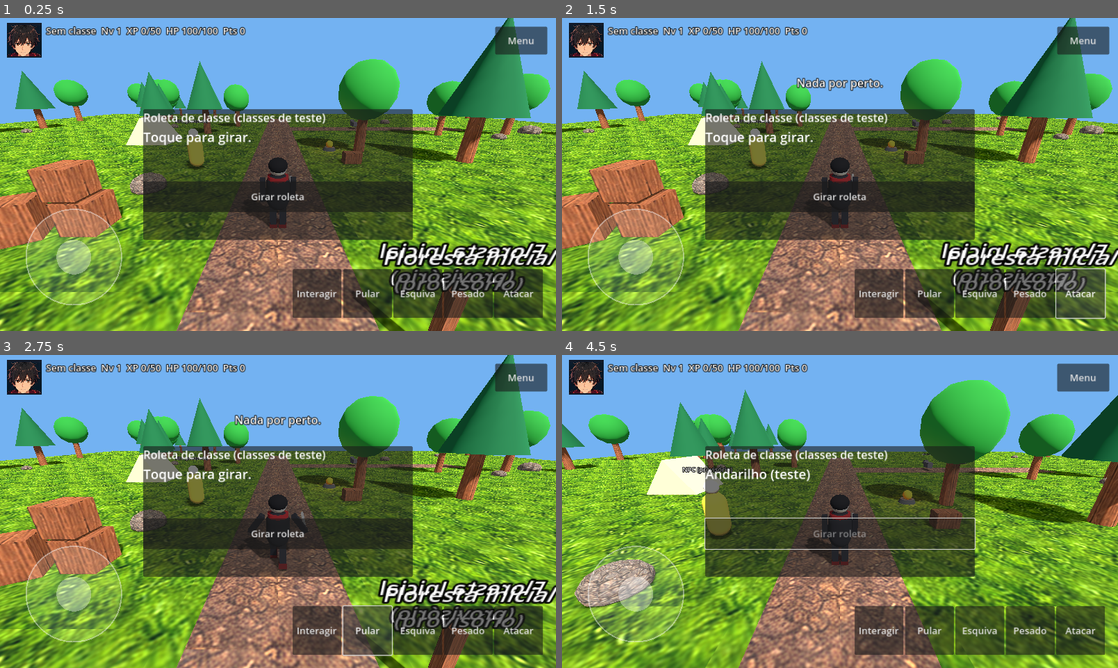
Above: before the commit, frames 1-4 (two rows, left to right).
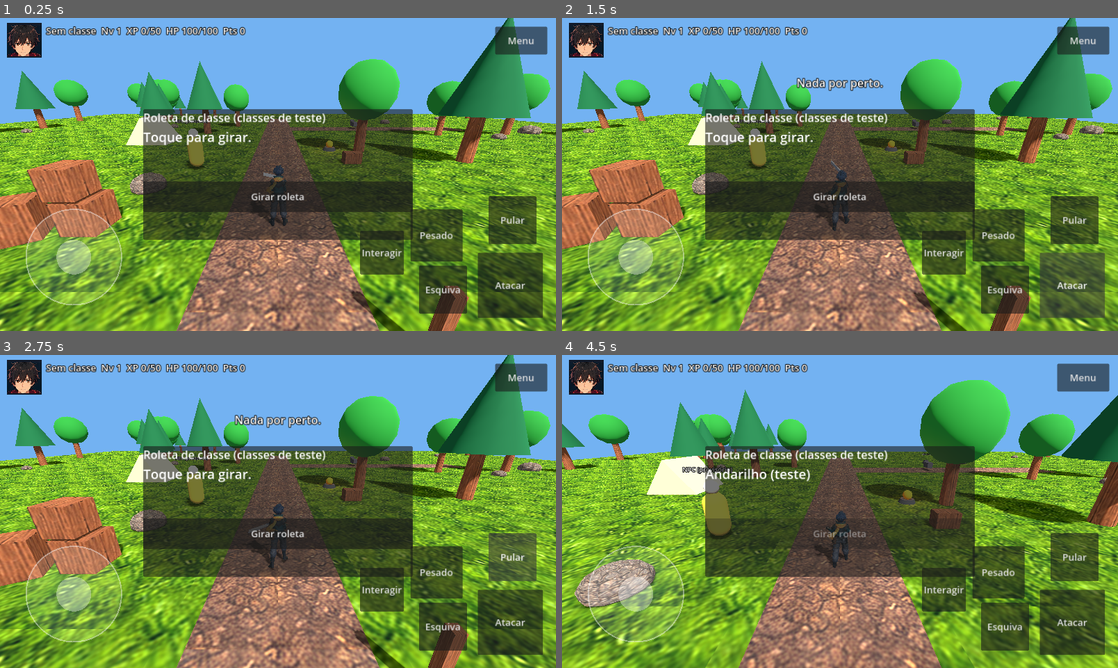
Above: after the commit, the same moments.

Repository: jt168304-sys/heroi-idiota
Game: Godot game, scene res://scenes/main/main.tscn
The game is run twice, just before and just after one commit, with the same random seed, the same clock (stepped at 60 frames per second) and the same inputs.
Inputs:
- Up to frame 1 (0.25 s): no input
- Up to frame 2 (1.5 s): click "Interagir" at 0.5 s; click "Atacar" at 1.25 s
- Up to frame 3 (2.75 s): click "Pular" at 2 s
- Up to frame 4 (4.5 s): click "Esquiva" at 2.75 s; click "Pesado" at 3.5 s; click "Girar roleta" at 4.25 s

The runs differ from the first frame. In frame 1, 11% of the frame differs, in the area x 44-100%, y 44-96%; in frame 2, 11%; in frame 3, 11%, in the area x 42-100%, y 44-97%; in frame 4, 9.6%.

Commit message:
feat: heroi 3D animado e botoes

Diff:
--- a/scripts/player/player.gd
+++ b/scripts/player/player.gd
@@ -33,6 +33,10 @@
 var body: Node3D
 var torso: MeshInstance3D
 var leg_l: Node3D
+var model: Node3D
+var skeleton: Skeleton3D
+var anim_player: AnimationPlayer
+var _cur_anim: String = ""
 var leg_r: Node3D
 var arm_l: Node3D
 var arm_r: Node3D
@@ -74,6 +78,39 @@
 func _build_visual() -> void:
 	body = Node3D.new()
 	add_child(body)
+	# Tenta usar o modelo 3D real (rigged); se falhar, usa o boneco provisório.
+	var res: Resource = load("res://assets/characters/heroi.glb")
+	if res is PackedScene:
+		model = (res as PackedScene).instantiate()
+		body.add_child(model)
+		var sks := model.find_children("*", "Skeleton3D", true, false)
+		var aps := model.find_children("*", "AnimationPlayer", true, false)
+		if sks.size() > 0 and aps.size() > 0:
+			skeleton = sks[0] as Skeleton3D
+			anim_player = aps[0] as AnimationPlayer
+	if anim_player != null and skeleton != null:
+		for n in ["idle", "walk", "run"]:
+			if anim_player.has_animation(n):
+				anim_player.get_animation(n).loop_mode = Animation.LOOP_LINEAR
+		_attach_sword()
+		anim_player.play("idle")
+		_cur_anim = "idle"
+		return
+	if model != null:
+		model.queue_free()
+		model = null
+	_build_puppet()
+
+func _attach_sword() -> void:
+	var ba := BoneAttachment3D.new()
+	ba.bone_name = "hand_R"
+	skeleton.add_child(ba)
+	var blade := MeshUtil.add(ba, MeshUtil.box(Vector3(0.03, 0.85, 0.09)), Color(0.78, 0.78, 0.84), Vector3(0, -0.52, -0.05))
+	blade.rotation.x = deg_to_rad(-8)
+	MeshUtil.add(ba, MeshUtil.box(Vector3(0.05, 0.05, 0.22)), Color(0.35, 0.1, 0.1), Vector3(0, -0.1, -0.03))  # guarda
+	MeshUtil.add(ba, MeshUtil.box(Vector3(0.04, 0.16, 0.04)), Color(0.15, 0.1, 0.08), Vector3(0, -0.02, -0.03))  # cabo
+
+func _build_puppet() -> void:
 	var dark := Color(0.12, 0.12, 0.15)
 	var red := Color(0.75, 0.1, 0.12)
 	torso = MeshUtil.add(body, MeshUtil.capsule(0.3, 1.0), dark, Vector3(0, 1.05, 0))
@@ -153,7 +190,30 @@
 		_respawn()
 
 # ---------- Animação procedural (placeholder) ----------
+func _animate_model(hspeed: float) -> void:
+	if attacking or dodge_t > 0.0:
+		return
+	var want := "idle"
+	if not is_on_floor():
+		want = "jump"
+	elif hspeed > 3.6:
+		want = "run"
+	elif hspeed > 0.4:
+		want = "walk"
+	if want != _cur_anim:
+		_cur_anim = want
+		anim_player.play(want, 0.2)
+	if want == "walk":
+		anim_player.speed_scale = clampf(hspeed / 3.0, 0.7, 1.4)
+	elif want == "run":
+		anim_player.speed_scale = clampf(hspeed / 5.0, 0.8, 1.3)
+	else:
+		anim_player.speed_scale = 1.0
+
 func _animate(delta: float, hspeed: float) -> void:
+	if anim_player != null:
+		_animate_model(hspeed)
+		return
 	anim_t += delta
 	var ratio: float = clampf(hspeed / maxf(speed, 0.1), 0.0, 1.0)
 	var swing: float = sin(anim_t * (7.0 + 5.0 * ratio)) * 0.8 * ratio
@@ -195,6 +255,16 @@
 		return
 	attacking = true
 	attack_cd = 1.1 if heavy else 0.45
+	if anim_player != null:
+		_cur_anim = "attack"
+		anim_player.speed_scale = 1.0
+		anim_player.play("attack_heavy" if heavy else "attack_light", 0.08)
+		var mt := create_tween()
+		mt.tween_interval(0.55 if heavy else 0.2)
+		mt.tween_callback(_hit.bind(2.2 if heavy else 1.0, 3.2 if heavy else 2.6, 7.0 if heavy else 3.0))
+		mt.tween_interval(0.55 if heavy else 0.35)
+		mt.tween_callback(func(): attacking = false)
+		return
 	var tw := create_tween()
 	if heavy:
 		tw.tween_property(arm_r, "rotation:x", 2.9, 0.35)             # preparação lenta
@@ -222,6 +292,10 @@
 	if dodge_t > 0.0 or attacking or dodge_cd > 0.0:
 		return
 	dodge_cd = 0.8
+	if anim_player != null:
+		_cur_anim = "dodge"
+		anim_player.speed_scale = 1.0
+		anim_player.play("dodge", 0.05)
 	dodge_t = DODGE_TIME
 	invuln = DODGE_TIME + 0.1
 	if last_dir.length() > 0.1:
--- a/scripts/ui/hud.gd
+++ b/scripts/ui/hud.gd
@@ -29,6 +29,7 @@
 	b.text = text
 	b.custom_minimum_size = min_size
 	b.add_theme_font_size_override("font_size", 22)
+	b.focus_mode = Control.FOCUS_NONE
 	b.button_down.connect(cb)
 	return b
 
@@ -62,28 +63,25 @@
 	add_child(msg)
 	GameState.notify.connect(_show_msg)
 
-	# Botões de ação (canto inferior direito)
-	var mc := MarginContainer.new()
-	mc.set_anchors_preset(Control.PRESET_FULL_RECT)
-	mc.mouse_filter = Control.MOUSE_FILTER_IGNORE
-	mc.add_theme_constant_override("margin_right", 30)
-	mc.add_theme_constant_override("margin_bottom", 30)
-	add_child(mc)
-	var box := HBoxContainer.new()
-	box.mouse_filter = Control.MOUSE_FILTER_IGNORE
-	box.size_flags_horizontal = Control.SIZE_SHRINK_END
-	box.size_flags_vertical = Control.SIZE_SHRINK_END
-	mc.add_child(box)
-	var sz := Vector2(112, 112)
-	for b in [
-		_btn("Interagir", sz, func(): player.interact()),
-		_btn("Pular", sz, func(): player.jump_request = true),
-		_btn("Esquiva", sz, func(): player.dodge()),
-		_btn("Pesado", sz, func(): player.attack_heavy()),
-		_btn("Atacar", sz, func(): player.attack()),
-	]:
-		box.add_child(b)
-		touch.buttons.append(b)
+	# Botões de ação distribuídos em arco, para o polegar direito
+	var layout := [
+		["Atacar", 150, 30, 30, func(): player.attack()],
+		["Pular", 110, 45, 200, func(): player.jump_request = true],
+		["Esquiva", 110, 205, 40, func(): player.dodge()],
+		["Pesado", 120, 215, 160, func(): player.attack_heavy()],
+		["Interagir", 100, 350, 130, func(): player.interact()],
+	]
+	for it in layout:
+		var bt := _btn(it[0], Vector2(it[1], it[1]), it[4])
+		bt.set_anchors_preset(Control.PRESET_BOTTOM_RIGHT)
+		bt.offset_right = -float(it[2])
+		bt.offset_bottom = -float(it[3])
+		bt.offset_left = bt.offset_right - float(it[1])
+		bt.offset_top = bt.offset_bottom - float(it[1])
+		bt.grow_horizontal = Control.GROW_DIRECTION_BEGIN
+		bt.grow_vertical = Control.GROW_DIRECTION_BEGIN
+		add_child(bt)
+		touch.buttons.append(bt)
 
 	var mb := _btn("Menu", Vector2(120, 64), func(): _open_menu())
 	mb.set_anchors_preset(Control.PRESET_TOP_RIGHT)
--- a/scripts/world/world_builder.gd
+++ b/scripts/world/world_builder.gd
@@ -154,13 +154,9 @@
 	sign_lbl.text = "Floresta Inicial\n(provisório)"
 	sign_lbl.position = Vector3(2.0, 1.5, 11)
 	sign_lbl.pixel_size = 0.008
+	sign_lbl.double_sided = false   # texto só na frente (voltada para o lado do ponto inicial)
+	sign_lbl.rotation.y = PI
 	add_child(sign_lbl)
-	var sign_back := Label3D.new()   # verso da placa (legível por trás)
-	sign_back.text = sign_lbl.text
-	sign_back.position = Vector3(2.0, 1.5, 10.9)
-	sign_back.rotation.y = PI
-	sign_back.pixel_size = 0.008
-	add_child(sign_back)
 	# Cerca
 	for i in 5:
 		_solid(Vector3(-9 + i * 1.2, 0.5, 12), Vector3(1.0, 1.0, 0.1), Color(0.5, 0.35, 0.2))
Binary file added: assets/characters/heroi.glb
Binary file added: docs/referencias/heroi_turnaround_alternativo.jpg
Not shown, changed: docs/ASSETS.md
Not shown, changed: docs/CHANGELOG.md
